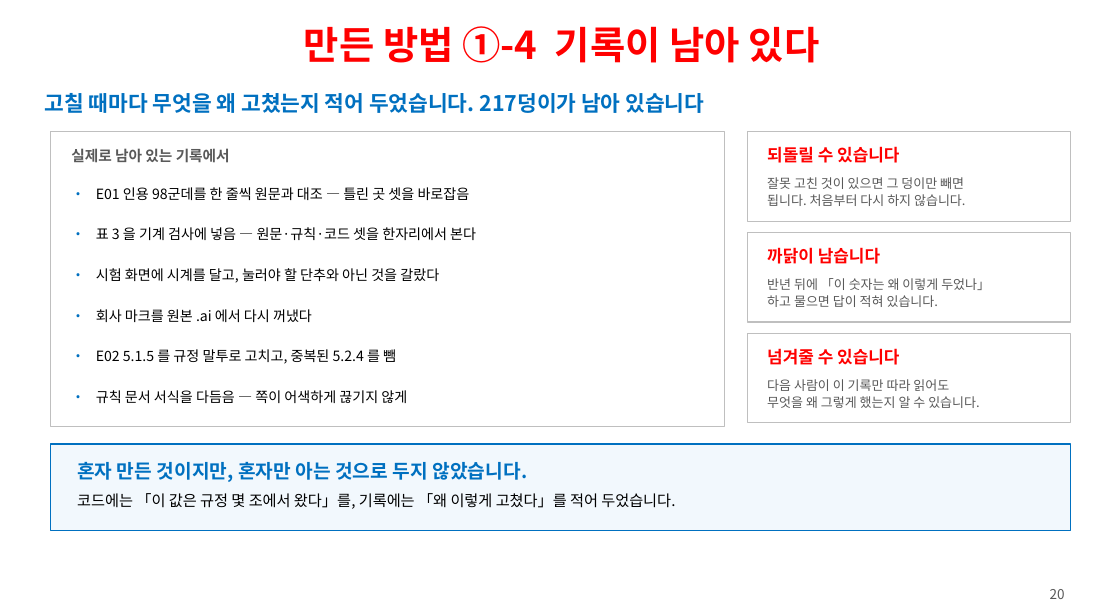
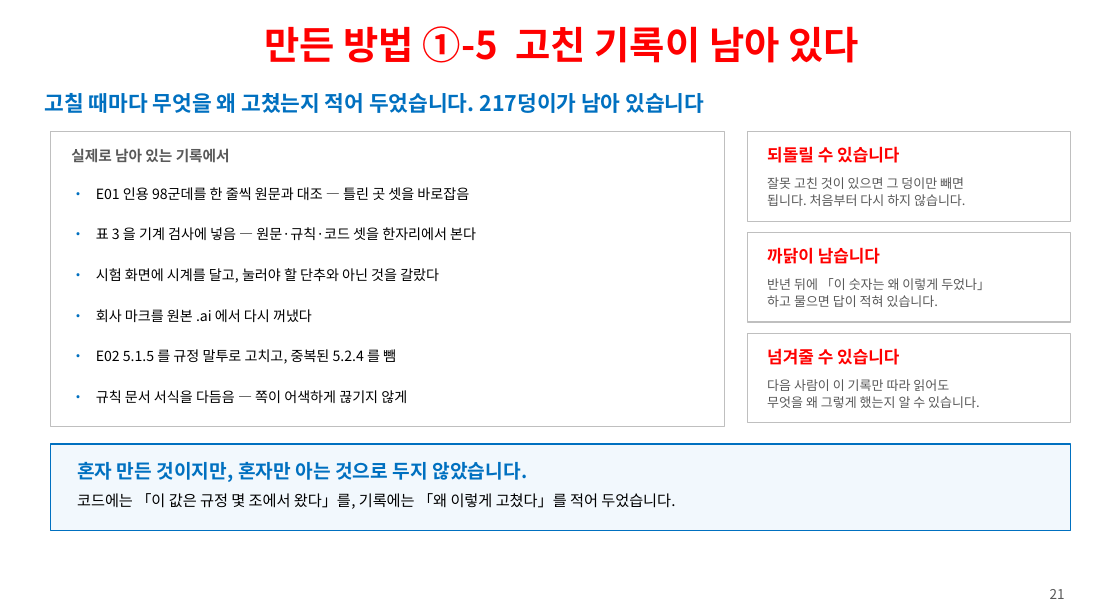
Before and after one commit to ys1277-sys/HIENDT-CBT, a slide deck: slide 21 of docs/발표자료-CBT-2026-08.pptx (slide 20 before the commit). Drawn at 1120x610 pixels with LibreOffice and Linux fonts; fonts in the diff are those of the drawing. Boxes give left, top, right and bottom in pixels: in the first picture for what was removed or moved away, otherwise in the second. Text is boxed around its words. In the diff, an @@ line names an element or a change of style, - is before the commit and + after.

```diff
--- a/docs/발표자료-CBT-2026-08.pptx
+++ b/docs/발표자료-CBT-2026-08.pptx
@@ text at (264,26,859,63): text changed @@
-만든 방법 ①-4 기록이 남아 있다
+만든 방법 ①-5 고친 기록이 남아 있다
@@ text at (1050,589,1065,599): text changed @@
-20
+21
```
Also in this commit, not shown: 15 other slides changed, 1 slide added, 1 other file.
